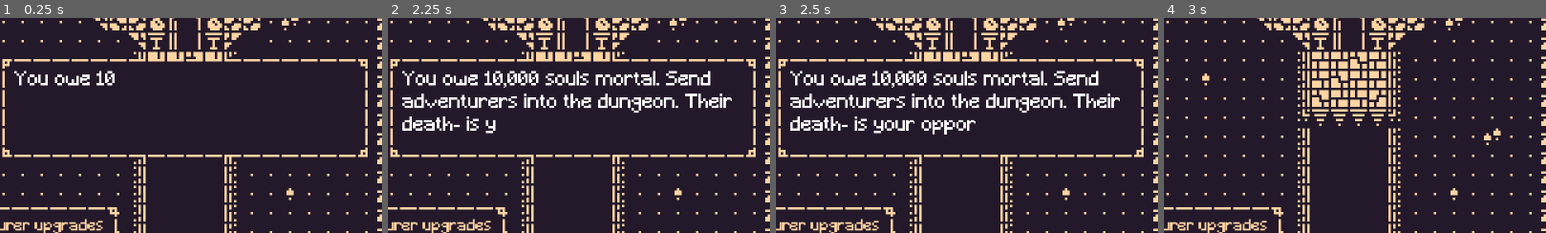
Above: before the commit, frames 1-4 (left to right).
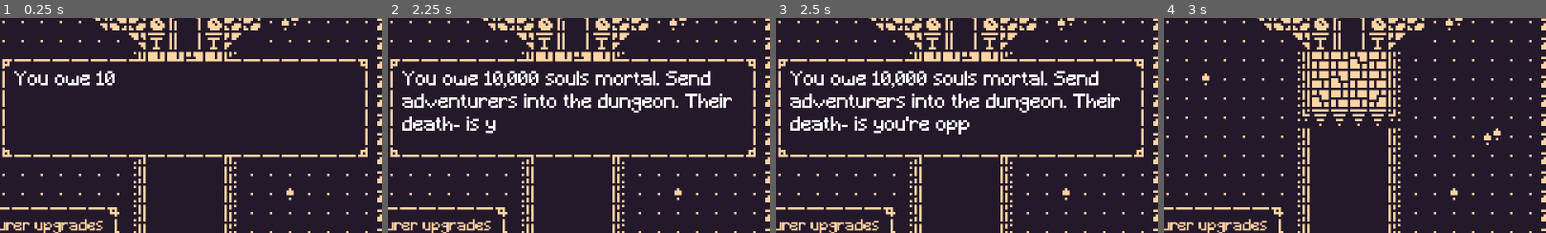
Above: after the commit, the same moments.

Repository: taylorlosch/Jamsepticeye_2025
Game: Godot game, scene res://scenes/main.tscn
Same seed, same stepped clock (60 frames per second), same inputs: the game is played once before the commit and once after it.
Inputs:
- Up to frame 1 (0.25 s): no input
- Up to frame 2 (2.25 s): tap Enter (ui_accept) at 0.5, 1.35, 1.52, 1.82 s; hold Enter (ui_accept) 0.53-1.28 s; hold Enter (ui_accept) from 2.03 s (still down)
- Up to frame 3 (2.5 s): keep holding Enter (ui_accept)
- Up to frame 4 (3 s): release Enter (ui_accept) at 2.78 s; tap Enter (ui_accept) at 2.85 s
The pictures show only the part of the screen within x 26-76%, y 28-78%; the shares and areas given below are measured in that part.

Frames 1-2 are identical in both runs. In frame 3, 0.6% of the frame differs, in the area x 34-53%, y 45-55%; in frame 4, nothing differs.

Commit message:
game jam wrap up.

Diff:
--- a/adventurer-game/project.godot
+++ b/adventurer-game/project.godot
@@ -27,6 +27,17 @@
 window/size/window_height_override=720
 window/stretch/mode="canvas_items"
 
+[input]
+
+ui_accept={
+"deadzone": 0.5,
+"events": [Object(InputEventKey,"resource_local_to_scene":false,"resource_name":"","device":0,"window_id":0,"alt_pressed":false,"shift_pressed":false,"ctrl_pressed":false,"meta_pressed":false,"pressed":false,"keycode":4194309,"physical_keycode":0,"key_label":0,"unicode":0,"location":0,"echo":false,"script":null)
+, Object(InputEventKey,"resource_local_to_scene":false,"resource_name":"","device":0,"window_id":0,"alt_pressed":false,"shift_pressed":false,"ctrl_pressed":false,"meta_pressed":false,"pressed":false,"keycode":4194310,"physical_keycode":0,"key_label":0,"unicode":0,"location":0,"echo":false,"script":null)
+, Object(InputEventKey,"resource_local_to_scene":false,"resource_name":"","device":0,"window_id":0,"alt_pressed":false,"shift_pressed":false,"ctrl_pressed":false,"meta_pressed":false,"pressed":false,"keycode":32,"physical_keycode":0,"key_label":0,"unicode":32,"location":0,"echo":false,"script":null)
+, Object(InputEventMouseButton,"resource_local_to_scene":false,"resource_name":"","device":-1,"window_id":0,"alt_pressed":false,"shift_pressed":false,"ctrl_pressed":false,"meta_pressed":false,"button_mask":1,"position":Vector2(108, 20),"global_position":Vector2(117, 68),"factor":1.0,"button_index":1,"canceled":false,"pressed":true,"double_click":false,"script":null)
+]
+}
+
 [rendering]
 
 textures/canvas_textures/default_texture_filter=0
--- a/adventurer-game/scripts/main.gd
+++ b/adventurer-game/scripts/main.gd
@@ -58,7 +58,7 @@
 func show_intro_dialogue() -> void:
 	set_process(false)
 	disable_ui()
-	dialogue_box.show_dialogue("You owe 10,000 souls mortal. Send adventurers into the dungeon. Their death- is your opportunity.")
+	dialogue_box.show_dialogue("You owe 10,000 souls mortal. Send adventurers into the dungeon. Their death- is you're opportunity.")
 	dialogues_shown["intro"] = true
 
 func _on_dialogue_finished() -> void:
